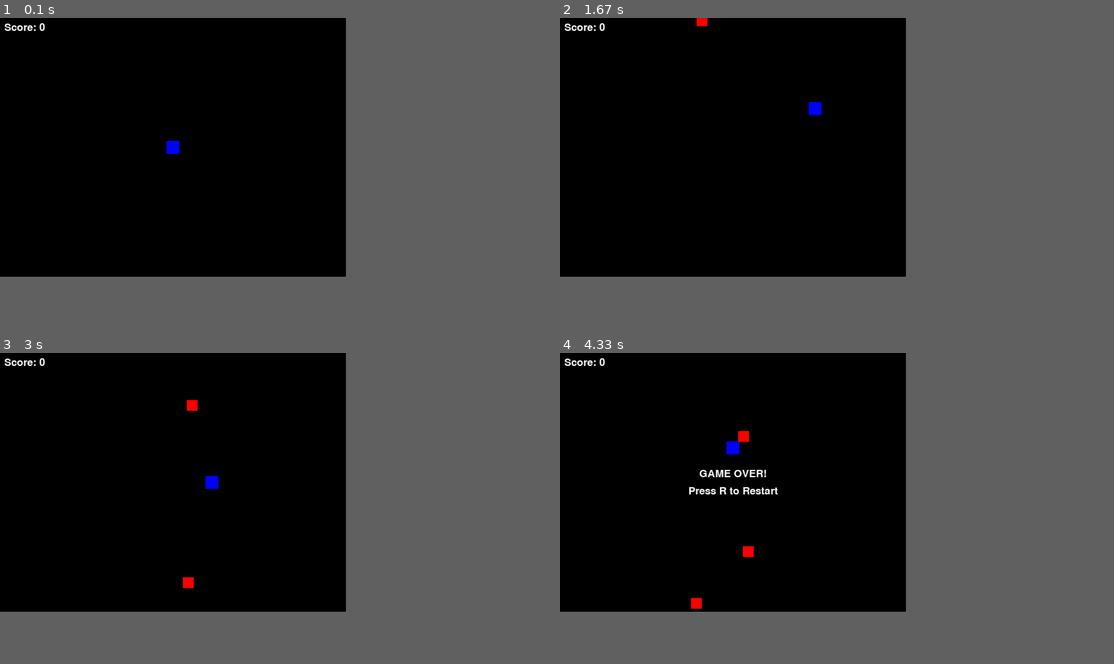
Above: before the commit, frames 1-4 (two rows, left to right).
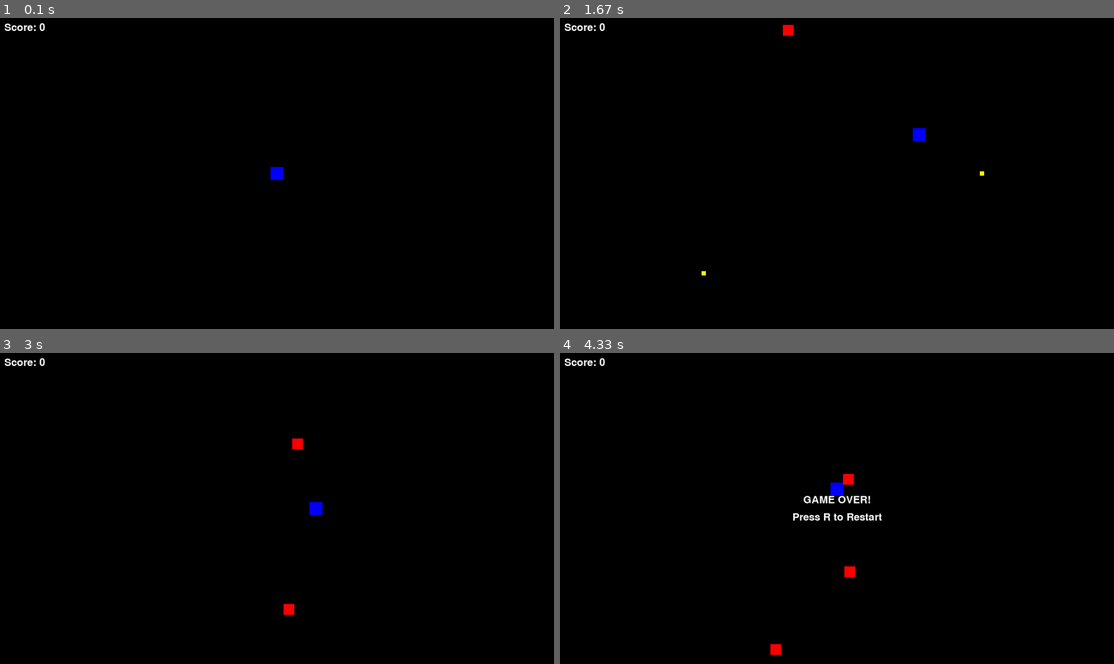
Above: after the commit, the same moments.

Repository: Konf1ic/Topdown_shooter_Pygamee
Game: pygame game, started from top_down_shooter.py
The game is run twice, just before and just after one commit, with the same random seed, the same clock (stepped at 60 frames per second) and the same inputs.
Inputs (mouse positions are in pixels of both pictures, inside the frame that each line leads up to):
- Up to frame 1 (0.1 s): no input
- Up to frame 2 (1.67 s): press the mouse at (814, 185) at 0.37 s; move the mouse to (914, 176) at 0.47 s; release the mouse at (1014, 164) at 0.6 s; hold Right 0.67-1.13 s; move the mouse to (892, 241) at 0.7 s; hold Up 1.17-1.47 s; hold Right from 1.5 s (still down)
- Up to frame 3 (3 s): release Right at 1.97 s; hold Left 2-2.53 s; hold Down 2.57-2.87 s; hold Left from 2.9 s (still down)
- Up to frame 4 (4.33 s): release Left at 3.3 s; hold Up 3.33-3.7 s
In our replay, the window is 562x421 before the commit and 900x506 after it. These sizes can differ from the game's own. Grey fills any space a smaller window leaves; there, only what the larger window draws over its background counts as a difference.

The runs differ from the first frame. In frame 1, 0.2% of the frame differs, in the area x 30-52%, y 39-53%; in frame 2, 0.4%; in frame 3, 0.5%; in frame 4, 1.5%, in the area x 23-59%, y 25-98%.

Commit message:
Player shooting

Diff:
--- a/top_down_shooter.py
+++ b/top_down_shooter.py
@@ -3,11 +3,11 @@
 import math
 
 # --- Game Constants ---
-WIDTH, HEIGHT = 800, 600
+WIDTH, HEIGHT = 1280, 720 # Increased screen size
 FPS = 60
 PLAYER_SPEED = 5
-BULLET_SPEED = 10
-ENEMY_SPEED = 2
+BULLET_SPEED = 5 # Bullet speed set to 5
+ENEMY_SPEED = 3 # Increased enemy speed
 ENEMY_SPAWN_RATE = 60  # Frames between enemy spawns (lower is faster)
 SCORE_PER_KILL = 10
 
@@ -35,7 +35,7 @@
         self.rect = self.image.get_rect(center=(WIDTH // 2, HEIGHT // 2))
         self.speed = PLAYER_SPEED
         self.health = 100
-        self.shoot_delay = 15 # Frames between shots
+        self.shoot_delay = 150
         self.last_shot = pygame.time.get_ticks()
 
     def update(self):
@@ -60,8 +60,9 @@
         if self.rect.bottom > HEIGHT:
             self.rect.bottom = HEIGHT
 
-        # Shooting
-        if keys[pygame.K_SPACE]:
+        # Shooting with mouse click held down
+        mouse_buttons = pygame.mouse.get_pressed()
+        if mouse_buttons[0]: # Check if left mouse button is held down
             self.shoot()
 
     def shoot(self):
